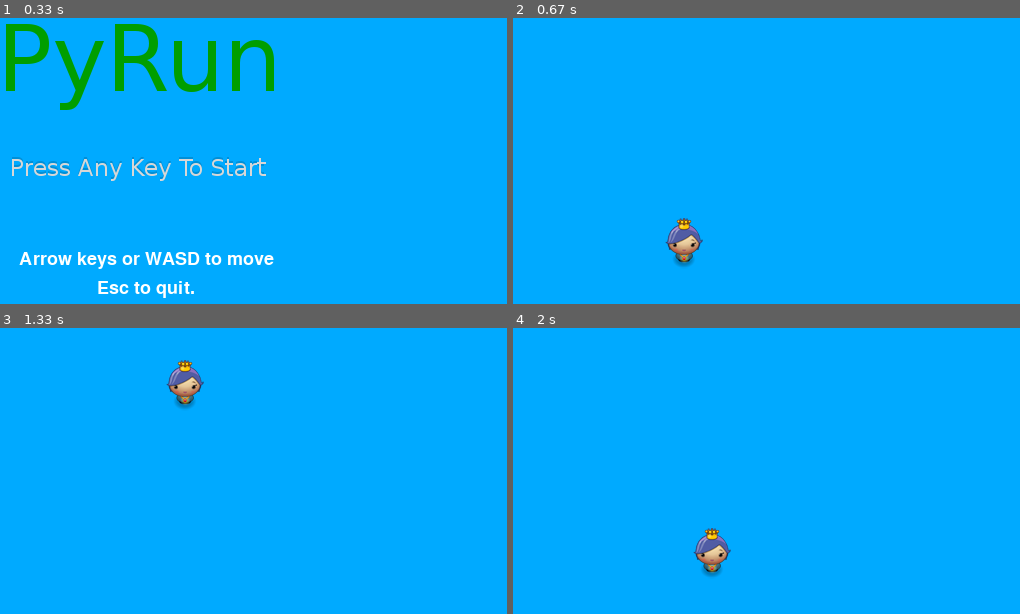
Above: before the commit, frames 1-4 (two rows, left to right).
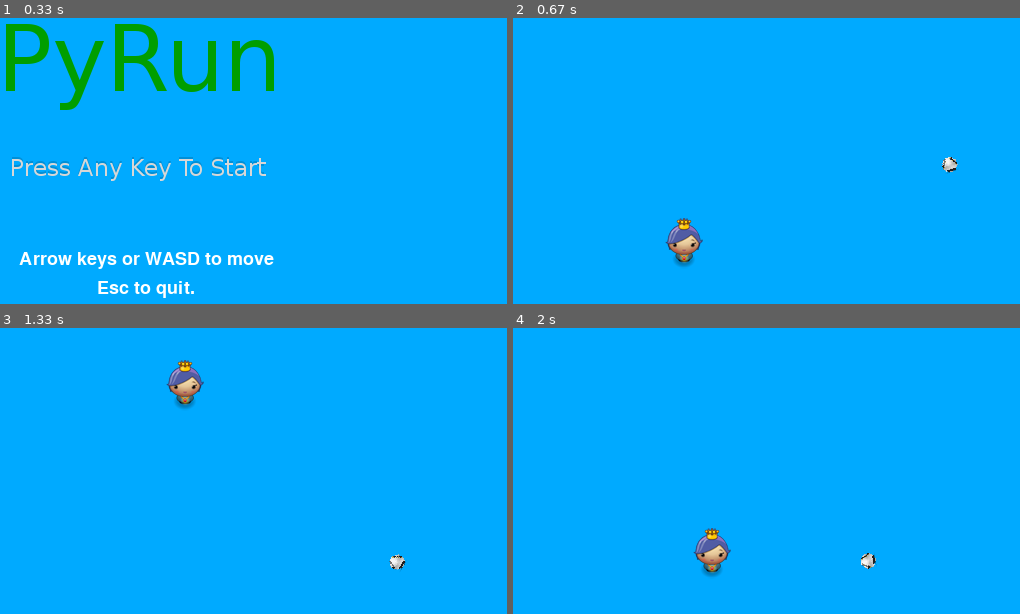
Above: after the commit, the same moments.

Repository: ljusman/PyRun
Game: pygame game, started from main.py
The game is run twice, just before and just after one commit, with the same random seed, the same clock (stepped at 60 frames per second) and the same inputs.
Inputs:
- Up to frame 1 (0.33 s): no input
- Up to frame 2 (0.67 s): tap Enter at 0.33 s
- Up to frame 3 (1.33 s): hold Right 0.67-1.13 s; hold Up from 1.17 s (still down)
- Up to frame 4 (2 s): release Up at 1.47 s; hold Right 1.5-1.97 s

Frame 1 is identical in both runs. In frame 2, 0.1% of the frame differs, in the area x 84-88%, y 48-55%; in frame 3, 0.1%; in frame 4, 0.1%.

Commit message:
Implemented soccer ball 'AI' in main program.

Diff:
--- a/main.py
+++ b/main.py
@@ -1,4 +1,4 @@
-import random, copy, os, pygame, sys, player
+import random, copy, os, pygame, sys, player, AI
 from pygame.locals import *
 
 FPS = 30 # frames per second to update the screen
@@ -23,6 +23,15 @@
 TIME_AT_PEAK = JUMPING_DURATION / 2
 JUMP_HEIGHT = 200           # pixels
 
+
+# Here is the place to define constants for AI implementation...
+SOCCER_BALL_POSITION = ((WINWIDTH - 100), HALF_WINHEIGHT - 100)
+SOCCER_BALL_SIZE = (16, 16)
+SOCCER_GRAVITY = 0.02
+SOCCER_FLOOR_ADJUSTMENT_FACTOR = 2.6
+SOCCER_ROTATE_INCREMENT = 2
+aiMoveStarted = False
+
 def floorY():
     ''' The Y coordinate of the floor, where the man is placed '''
     return WINHEIGHT - HALF_WINHEIGHT
@@ -47,7 +56,8 @@
     # contains all of the images that we will use in the game
     IMAGESDICT = {
         'title': pygame.image.load('img/title.png'),
-        'player': pygame.image.load('img/princess.png')
+        'player': pygame.image.load('img/princess.png'),
+        'soccerAI': pygame.image.load('img/soccer_ball.png')
         }
 
     # PLAYERIMAGES is a list of all possible characters the player can be.
@@ -73,8 +83,18 @@
     # Initialize the player object
     p = player.Player(
         (HALF_WINWIDTH,HALF_WINHEIGHT),
-        (50,80),
+        (30,80),
         IMAGESDICT['player']
+        )
+
+    IMGSCALE = pygame.transform.scale(IMAGESDICT['soccerAI'], SOCCER_BALL_SIZE)
+
+    # Initialize the AI object
+    soccerBall = AI.soccerBall(
+        SOCCER_BALL_POSITION,
+        SOCCER_BALL_SIZE,
+        IMGSCALE,
+        'left'
         )
 
     moveLeft  = False
@@ -140,11 +160,20 @@
             #p.y += MOVERATE
             pass
 
+        # Preliminaries of soccer ball AI
+        soccerBall.doSoccerBallAction(p, floorY() + (p.height/SOCCER_FLOOR_ADJUSTMENT_FACTOR), SOCCER_GRAVITY, WINWIDTH)
+        ##################################
+
+
         # Draw the background
         DISPLAYSURF.fill(BGCOLOR)
 
         # Draw the player
         DISPLAYSURF.blit(p.image, p.get_rect())
+
+        # Draw the soccer ball AI
+        SOCCER_IMG_ROT = pygame.transform.rotate(soccerBall.image, soccerBall.soccerBallRotate(SOCCER_ROTATE_INCREMENT))
+        DISPLAYSURF.blit(SOCCER_IMG_ROT, soccerBall.get_rect())
 
         pygame.display.update()
         FPSCLOCK.tick()
